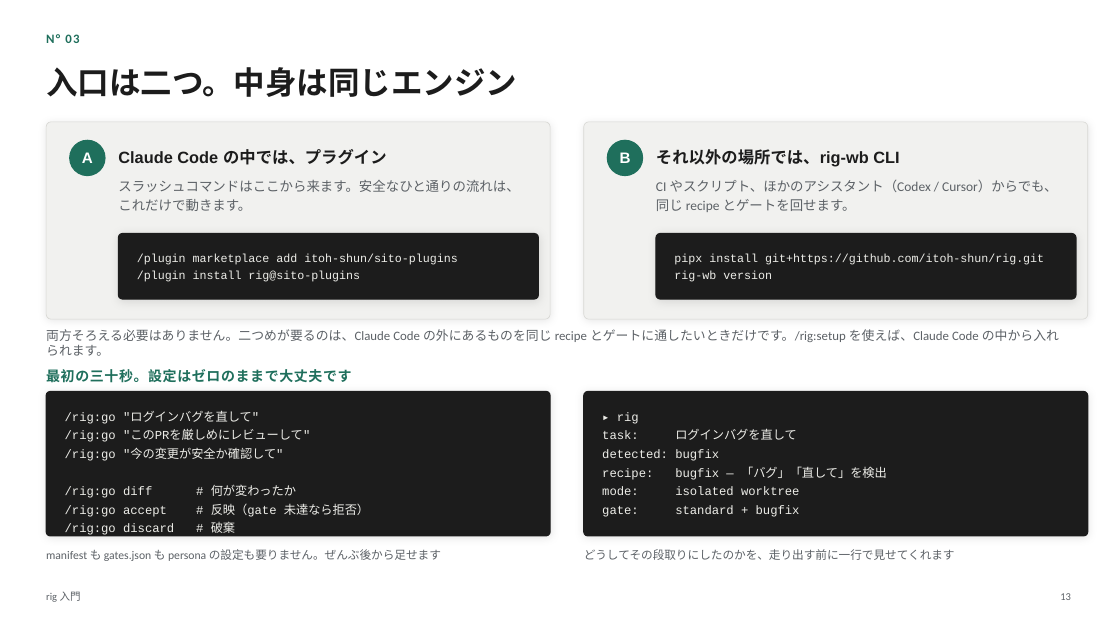
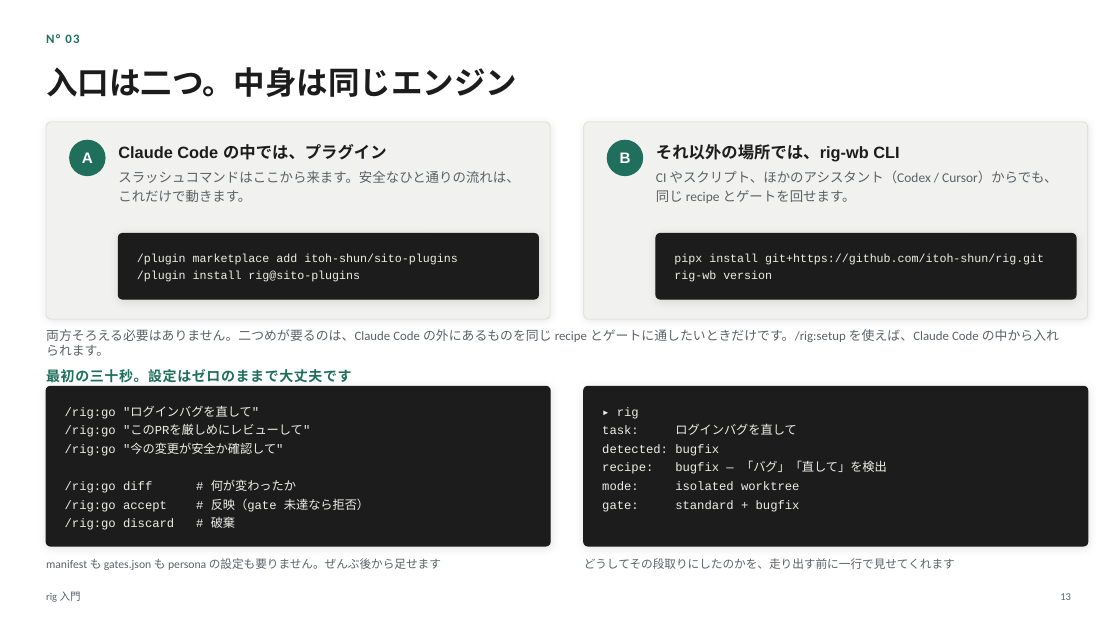
Before and after one commit to itoh-shun/rig, a slide deck: slide 13 of docs/onboarding/rig-intro.ja.pptx. Drawn at 1120x630 pixels with LibreOffice and Linux fonts; fonts in the diff are those of the drawing. Boxes give left, top, right and bottom in pixels: in the first picture for what was removed or moved away, otherwise in the second. Text is boxed around its words. In the diff, an @@ line names an element or a change of style, - is before the commit and + after.

```diff
--- a/docs/onboarding/rig-intro.ja.pptx
+++ b/docs/onboarding/rig-intro.ja.pptx
@@ text "Claude Code の中では、プラグイン": place and size @@
-text "Claude Code の中では、プラグイン" at (118,149,387,165)
+text "Claude Code の中では、プラグイン" at (118,144,387,160)
@@ text "それ以外の場所では、rig-wb CLI": place and size @@
-text "それ以外の場所では、rig-wb CLI" at (656,149,899,167)
+text "それ以外の場所では、rig-wb CLI" at (656,144,899,162)
@@ text "スラッシュコマンドはここから来ます。安全なひと通りの流れは、これだけで動きます。": place and size @@
-text "スラッシュコマンドはここから来ます。安全なひと通りの流れは、これだけで動きます。" at (118,180,519,211)
+text "スラッシュコマンドはここから来ます。安全なひと通りの流れは、これだけで動きます。" at (118,171,519,202)
@@ text "CI やスクリプト、ほかのアシスタント（Codex / Cursor）からでも、同じ recipe ...": place and size @@
-text "CI やスクリプト、ほかのアシスタント（Codex / Cursor）からでも、同じ recipe ..." at (656,180,1058,212)
+text "CI やスクリプト、ほかのアシスタント（Codex / Cursor）からでも、同じ recipe ..." at (656,171,1058,203)
@@ rounded rectangle: place and size @@
-rounded rectangle at (46,392,550,536)
+rounded rectangle at (46,386,550,546)
@@ rounded rectangle at (46,386,550,546): proportions changed @@
@@ rounded rectangle at (584,386,1088,546): proportions changed @@
@@ rounded rectangle: place and size @@
-rounded rectangle at (584,392,1088,536)
+rounded rectangle at (584,386,1088,546)
@@ text "/rig:go "ログインバグを直して"": place and size @@
-text "/rig:go "ログインバグを直して"" at (65,412,369,537)
+text "/rig:go "ログインバグを直して"" at (65,407,369,530)
@@ text "▸ rig": place and size @@
-text "▸ rig" at (602,412,887,517)
+text "▸ rig" at (602,407,887,512)
@@ text "manifest も gates.json も persona ...": place and size @@
-text "manifest も gates.json も persona ..." at (46,549,441,561)
+text "manifest も gates.json も persona ..." at (46,558,441,570)
@@ text "どうしてその段取りにしたのかを、走り出す前に一行で見せてくれます": place and size @@
-text "どうしてその段取りにしたのかを、走り出す前に一行で見せてくれます" at (584,549,955,560)
+text "どうしてその段取りにしたのかを、走り出す前に一行で見せてくれます" at (584,558,955,569)
```
Also in this commit, not shown: 27 other slides changed, 6 other files.
